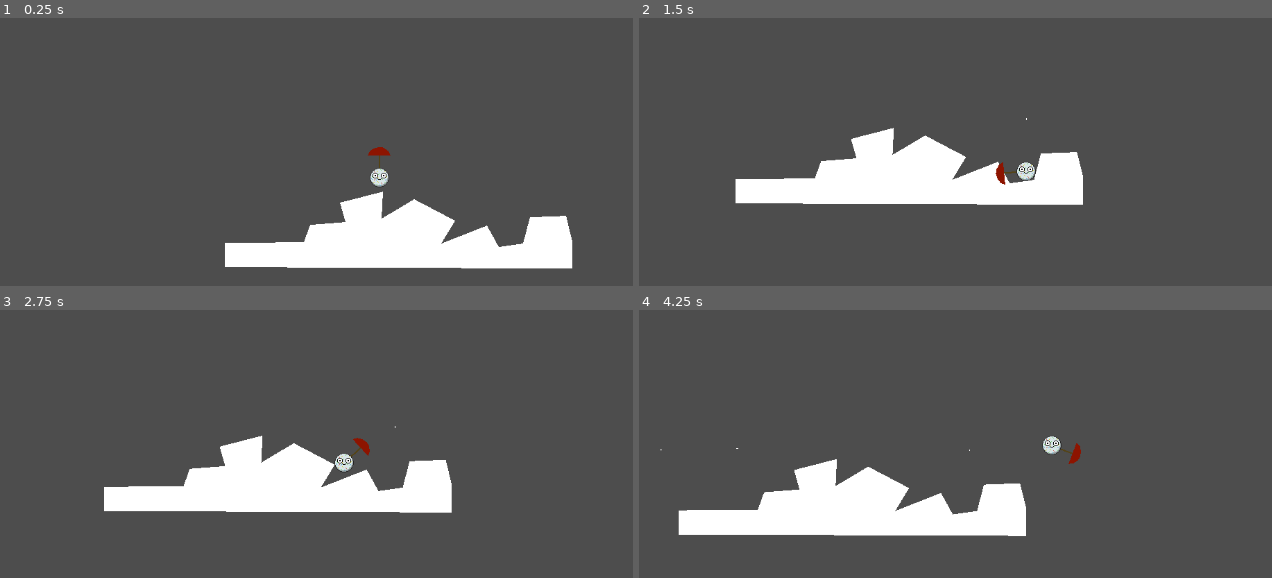
Above: before the commit, frames 1-4 (two rows, left to right).
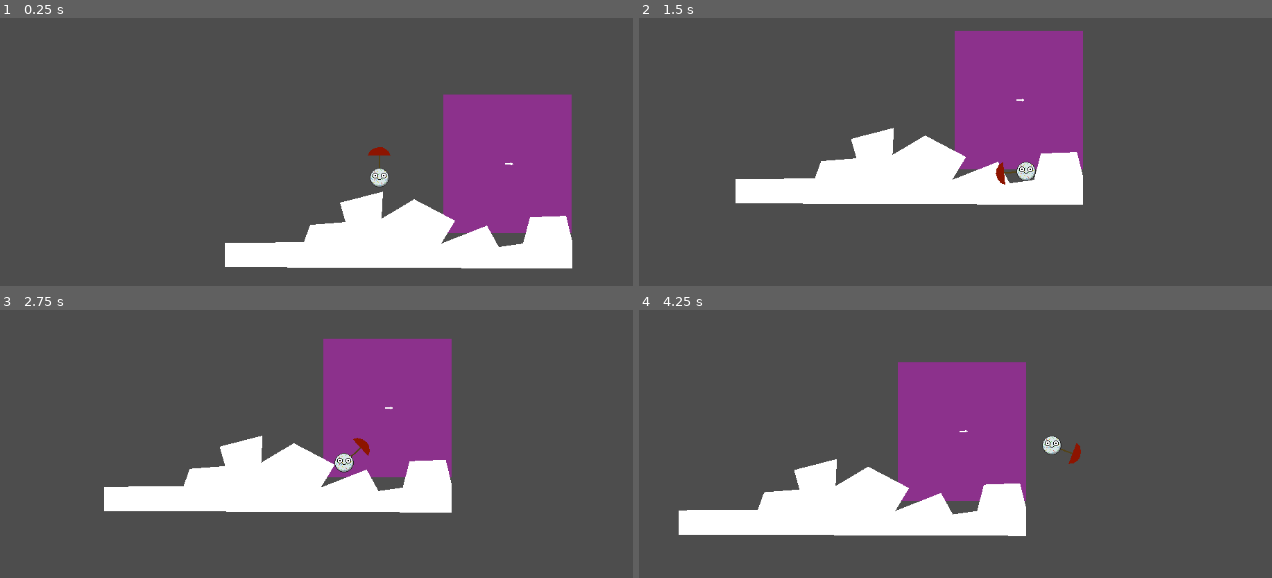
Above: after the commit, the same moments.

Repository: AnJ95/shiny-umbrella
Game: Godot game, scene res://scenes/node_2d.tscn
Same seed, same stepped clock (60 frames per second), same inputs: the game is played once before the commit and once after it. This scene is started directly instead of the project's main scene.
Inputs (mouse positions are in pixels of both pictures, inside the frame that each line leads up to):
- Up to frame 1 (0.25 s): no input
- Up to frame 2 (1.5 s): move the mouse to (1196, 141) at 0.52 s; hold D (right) from 0.53 s (still down); tap W (up) at 0.77 s; move the mouse to (860, 186) at 1.27 s
- Up to frame 3 (2.75 s): tap W (up) at 1.52 s; move the mouse to (462, 358) at 2.02 s; release D (right) at 2.03 s; hold A (left) from 2.03 s (still down)
- Up to frame 4 (4.25 s): move the mouse to (980, 545) at 2.77 s; release A (left) at 2.78 s; hold D (right) from 2.78 s (still down); tap W (up) at 3.02, 3.77 s; move the mouse to (1259, 524) at 3.52 s

The runs differ from the first frame. In frame 1, 10% of the frame differs, in the area x 69-91%, y 28-81%; in frame 2, 9.8%; in frame 3, 9.7%; in frame 4, 10%.

Commit message:
Added texture to wind

Diff:
--- a/scenes/node_2d.tscn
+++ b/scenes/node_2d.tscn
@@ -1,7 +1,7 @@
 [gd_scene load_steps=3 format=3 uid="uid://bad2rbn7w7xqq"]
 
 [ext_resource type="PackedScene" uid="uid://dlcq2gkt85b4q" path="res://scenes/player/player.tscn" id="1_qv0x6"]
-[ext_resource type="PackedScene" uid="uid://cl75yrpog7s2b" path="res://scenes/wind/wind.tscn" id="2_7nnne"]
+[ext_resource type="PackedScene" uid="uid://c56b5oph8k7na" path="res://wind.tscn" id="2_accfn"]
 
 [node name="Node2D" type="Node2D"]
 
@@ -17,20 +17,6 @@
 [node name="player" parent="." instance=ExtResource("1_qv0x6")]
 position = Vector2(130, 124)
 
-[node name="Wind" parent="." instance=ExtResource("2_7nnne")]
-position = Vector2(-108, 158)
-size = Vector2i(200, 200)
-angle = 180.0
-strength = 3.0
-
-[node name="Wind2" parent="." instance=ExtResource("2_7nnne")]
-position = Vector2(226, 160)
-size = Vector2i(200, 200)
-angle = 90.0
-strength = 2.0
-
-[node name="Wind3" parent="." instance=ExtResource("2_7nnne")]
-position = Vector2(-218, 160)
-size = Vector2i(200, 200)
-angle = 180.0
-strength = 3.0
+[node name="Wind" parent="." instance=ExtResource("2_accfn")]
+position = Vector2(223, 133)
+size = Vector2i(185, 200)
--- a/scenes/wind/wind.gd
+++ b/scenes/wind/wind.gd
@@ -17,6 +17,10 @@
 	$WindArea/CollisionShape2D.shape.size = size
 	$WindArea.position.x = size.x/2.0
 	$WindArea/DebugHelper.global_rotation_degrees = angle
+	$DebugSprite.texture.size.x = size.x
+	$DebugSprite.texture.size.y = size.y
+	$DebugSprite.position.x = size.x/2
+
 
 class WindProperties:
 	var angle
--- a/wind.tscn
+++ b/wind.tscn
@@ -1,8 +1,9 @@
-[gd_scene load_steps=5 format=3 uid="uid://c56b5oph8k7na"]
+[gd_scene load_steps=6 format=3 uid="uid://c56b5oph8k7na"]
 
 [ext_resource type="Script" path="res://scenes/wind/wind.gd" id="1_wqyee"]
 
 [sub_resource type="RectangleShape2D" id="RectangleShape2D_cal72"]
+size = Vector2(185, 200)
 
 [sub_resource type="Curve" id="Curve_4fkf5"]
 _data = [Vector2(1, 0.5), 0.3, 0.0, 1, 0]
@@ -12,6 +13,9 @@
 [sub_resource type="Curve" id="Curve_vxhme"]
 _data = [Vector2(0, 1), 0.0, -1.0, 0, 1, Vector2(1, 0), -1.0, 0.0, 1, 0]
 point_count = 2
+
+[sub_resource type="PlaceholderTexture2D" id="PlaceholderTexture2D_t3y1h"]
+size = Vector2(185, 200)
 
 [node name="Wind" type="Node2D"]
 script = ExtResource("1_wqyee")
@@ -26,6 +30,7 @@
 shape = SubResource("RectangleShape2D_cal72")
 
 [node name="DebugHelper" type="Node2D" parent="WindArea"]
+scale = Vector2(4, 4)
 
 [node name="Line2D2" type="Line2D" parent="WindArea/DebugHelper"]
 points = PackedVector2Array(-1, 0, 1, 0)
@@ -36,3 +41,9 @@
 points = PackedVector2Array(1, 0, 2, 0)
 width = 1.0
 width_curve = SubResource("Curve_vxhme")
+
+[node name="DebugSprite" type="Sprite2D" parent="."]
+modulate = Color(1, 1, 1, 0.356863)
+z_index = -1
+position = Vector2(10, 0)
+texture = SubResource("PlaceholderTexture2D_t3y1h")
